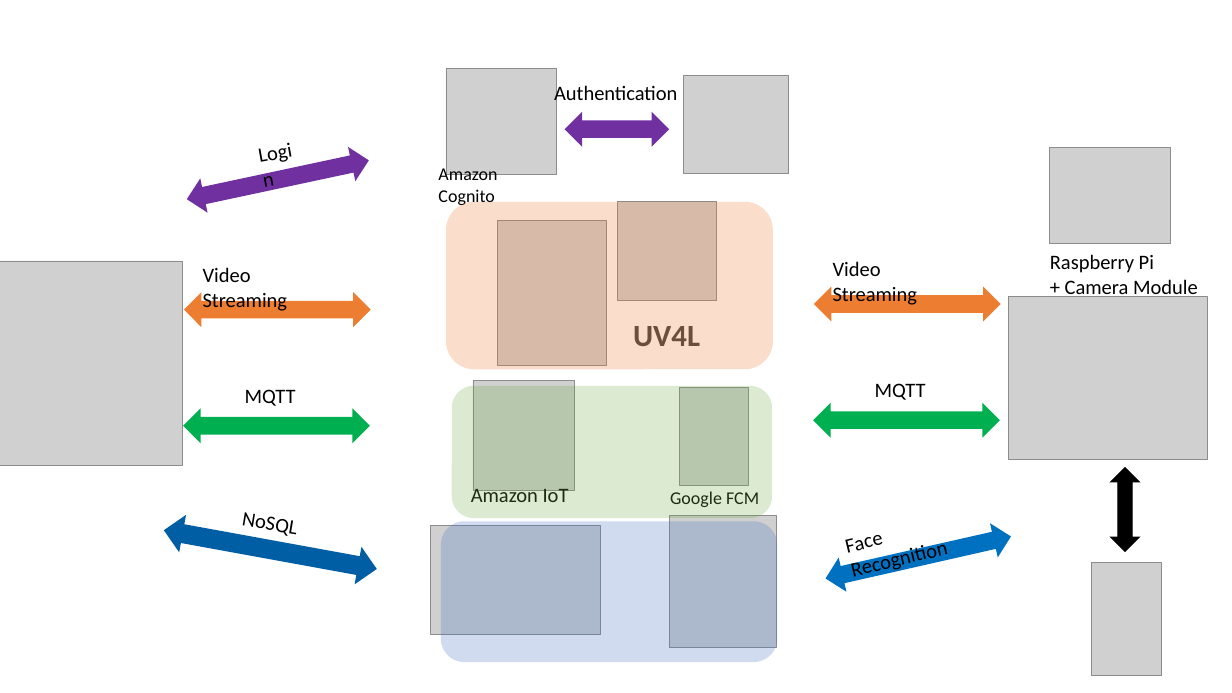
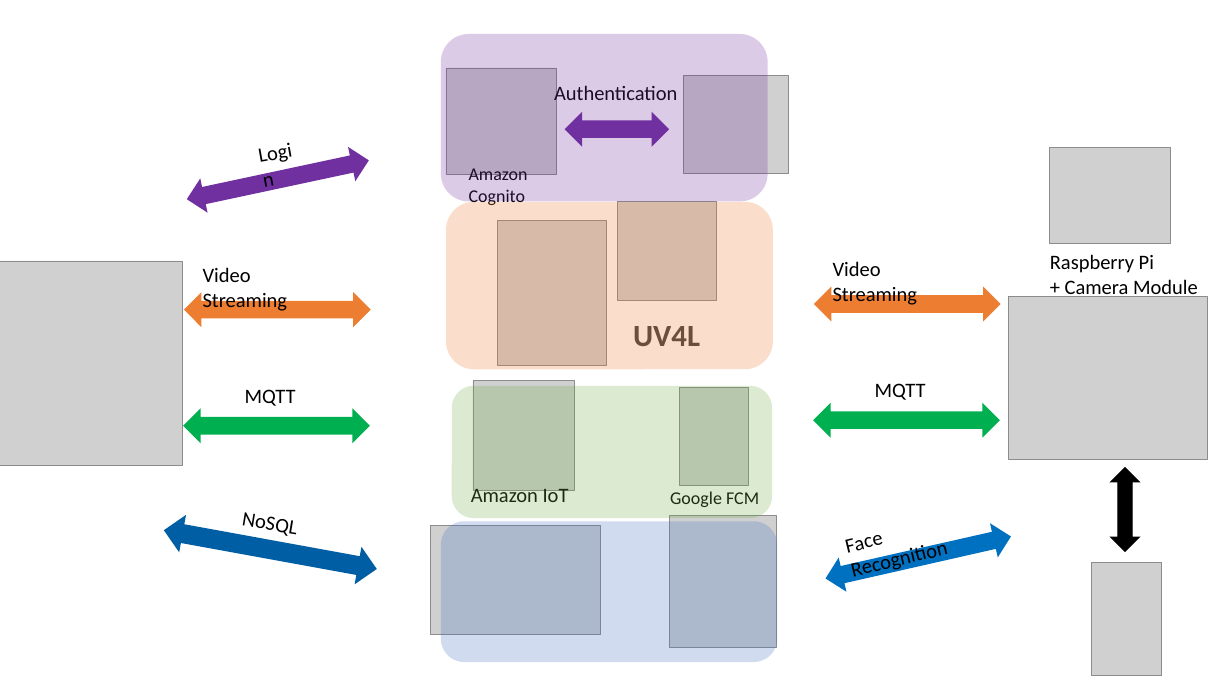
Before and after one commit to aamnony/Smart-Doorbell, a slide deck: slide 4 of docs/presentations/final.pptx. Drawn at 1232x693 pixels with LibreOffice and Linux fonts; fonts in the diff are those of the drawing; grey boxes stand for pictures. Boxes give left, top, right and bottom in pixels: in the first picture for what was removed or moved away, otherwise in the second. Text is boxed around its words. In the diff, an @@ line names an element or a change of style, - is before the commit and + after.

```diff
--- a/docs/presentations/final.pptx
+++ b/docs/presentations/final.pptx
@@ rounded rectangle added at bbox=[441, 34, 768, 201], fill #7030A0 at 25% opacity @@
@@ text "Amazon Cognito" rewrapped from bbox=[438, 166, 497, 207] to bbox=[469, 168, 528, 205] @@
```
Also in this commit, not shown: 1 other slide changed, 7 slides added.
